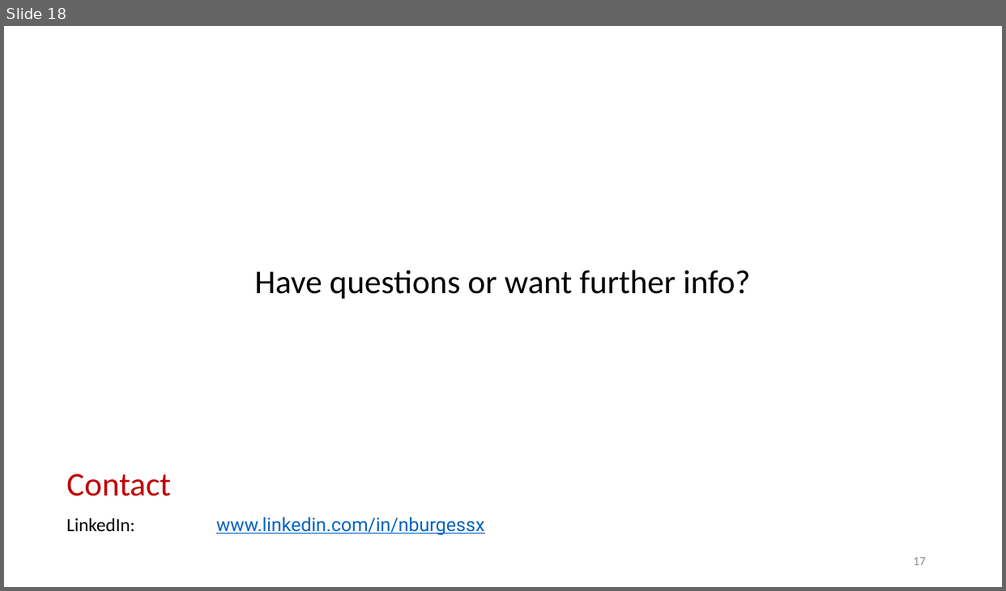
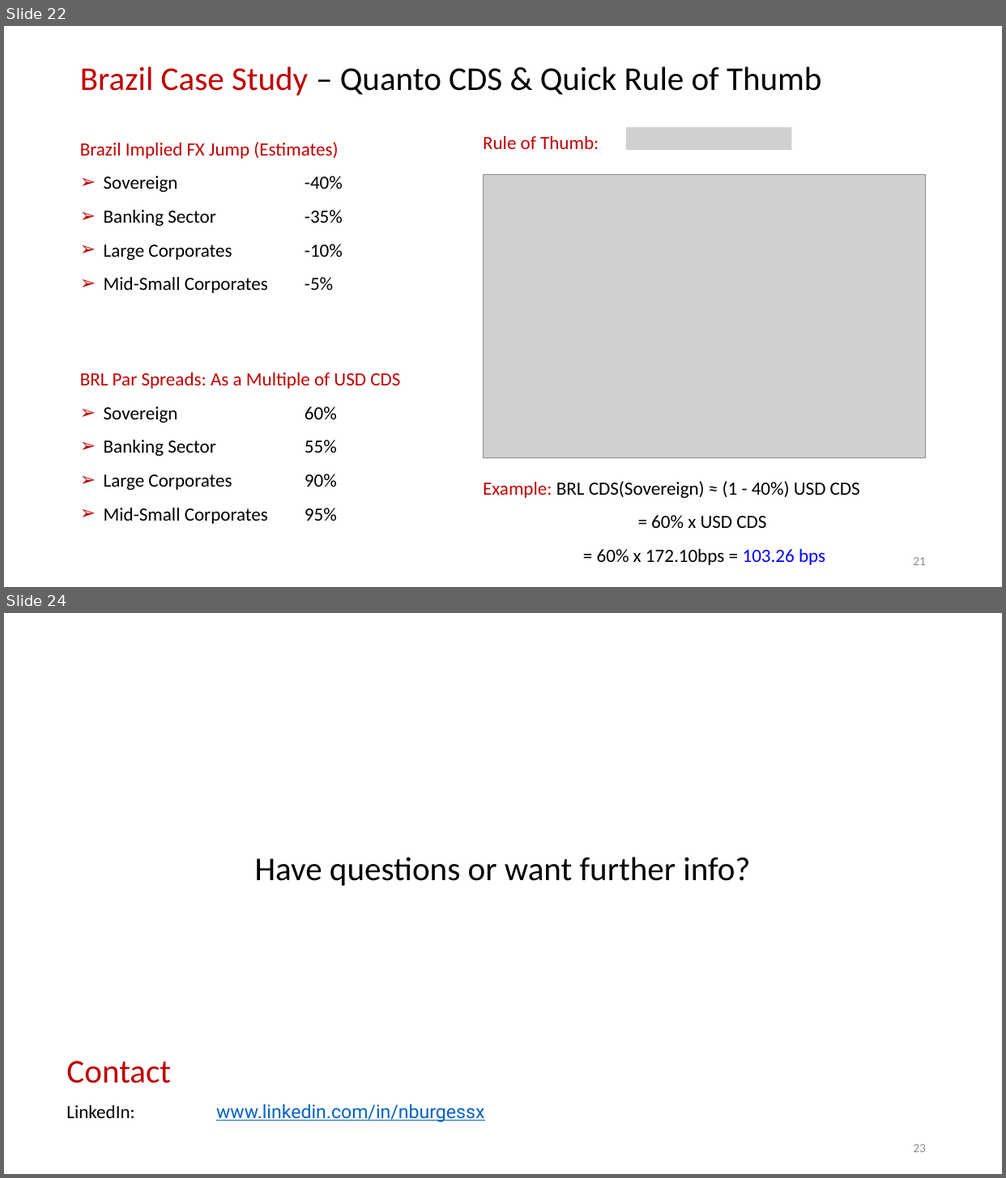
Before and after one commit to nburgessx/QuantResearch, a slide deck: Quanto CDS/Quanto CDS Pricing, Theory & Practice.pptx. Shown one above the other, each under a label of ours: slide 18 before the commit, slides 22 and 24 after it; the slides between them are not shown. The pictures are 1006x591 and 1006x1178 pixels, drawn with LibreOffice and Linux fonts; fonts in the diff are those of the drawing; grey boxes stand for pictures. Boxes give left, top, right and bottom in pixels: in the first picture for what was removed or moved away, otherwise in the second. Text is boxed around its words. In the diff, an @@ line names an element or a change of style, - is before the commit and + after.

Commit message:
Updated Quant CDS Research

```diff
--- a/Quanto CDS/Quanto CDS Pricing, Theory & Practice.pptx
+++ b/Quanto CDS/Quanto CDS Pricing, Theory & Practice.pptx
@@ slide 22 added at bbox=[4, 26, 1002, 587], background #FFFFFF @@
@@ title added at bbox=[80, 66, 822, 96], 32 pt, text #000000 @@
+Brazil Case Study – Quanto CDS & Quick Rule of Thumb
@@ text added at bbox=[80, 142, 343, 293], 18 pt, text #000000 @@
+Brazil Implied FX Jump (Estimates)
+➢ Sovereign -40%
+➢ Banking Sector -35%
+➢ Large Corporates -10%
+➢ Mid-Small Corporates -5%
@@ text added at bbox=[483, 136, 599, 149], 18 pt, text #C00000 @@
+Rule of Thumb:
@@ picture added at bbox=[626, 127, 791, 149] @@
@@ picture added at bbox=[484, 174, 926, 458] @@
@@ text added at bbox=[80, 373, 400, 524], 18 pt, text #000000 @@
+BRL Par Spreads: As a Multiple of USD CDS
+➢ Sovereign 60%
+➢ Banking Sector 55%
+➢ Large Corporates 90%
+➢ Mid-Small Corporates 95%
@@ text added at bbox=[483, 481, 860, 565], 18 pt, text #000000 @@
+Example: BRL CDS(Sovereign) ≈ (1 - 40%) USD CDS
+= 60% x USD CDS
+= 60% x 172.10bps = 103.26 bps
@@ page number added at bbox=[913, 557, 926, 565], 12 pt, text #8C8C8C @@
+21
@@ what was slide 18 is now slide 24 @@
@@ page number at bbox=[913, 1144, 926, 1152]: text changed @@
-17
+23
```
Also in this commit, not shown: 14 slides changed, 5 other slides added, 10 other files.
